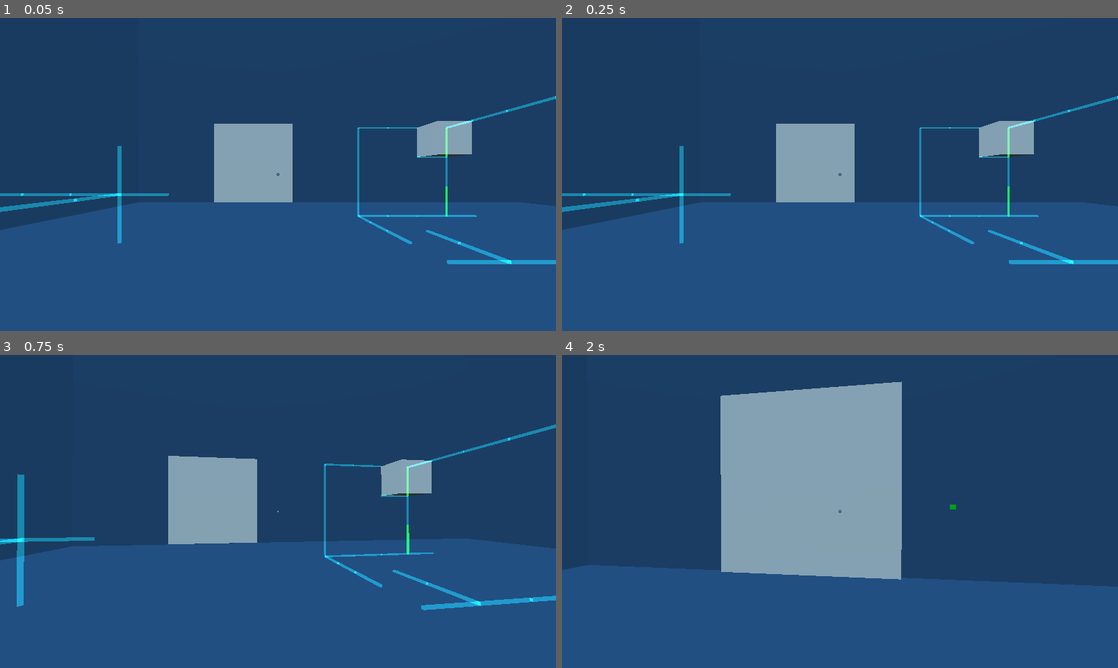
Above: before the commit, frames 1-4 (two rows, left to right).
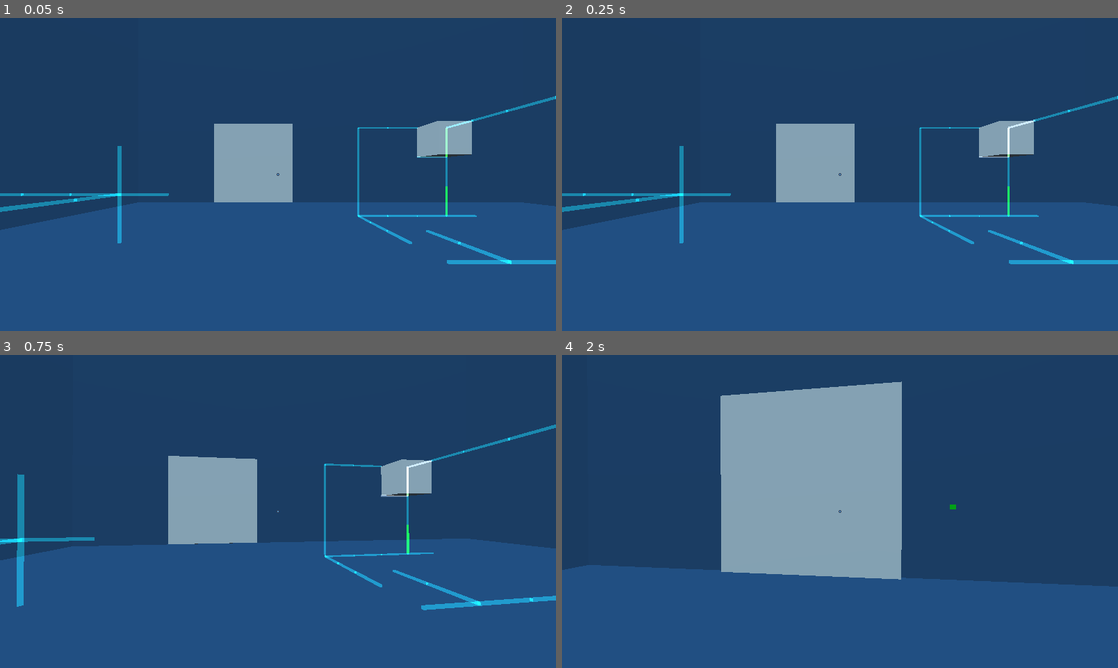
Above: after the commit, the same moments.

Repository: patrickgh3/rails
Game: Godot game, scene res://levels/MainWorld.tscn
The game is run twice, just before and just after one commit, with the same random seed, the same clock (stepped at 60 frames per second) and the same inputs. The engine's default icon, where the game draws it, is replaced by a stand-in: a white triangle on a blue panel in a dark square.
Inputs (mouse positions are in pixels of both pictures, inside the frame that each line leads up to):
- Up to frame 1 (0.05 s): no input
- Up to frame 2 (0.25 s): no input
- Up to frame 3 (0.75 s): tap Enter at 0.5 s; move the mouse to (305, 511) at 0.52 s; hold Up (ui_up) from 0.53 s (still down); tap 4 at 0.6 s
- Up to frame 4 (2 s): keep holding Up (ui_up); tap Space (jump) at 0.77, 1.52 s; tap 5 at 0.8, 1.35 s; move the mouse to (812, 511) at 1.27 s; tap 6 at 1.55 s

The runs differ from the first frame. In frame 1, less than 0.1% of the frame differs, in the area x 80-81%, y 35-45%; in frame 2, less than 0.1%, in the area x 75-86%, y 32-45%; in frame 3, less than 0.1%; in frame 4, nothing differs.
Error before the commit: Attempt to call function 'get_children' in base 'null instance' on a null instance. (res://objects/Controller.gd:17)

Commit message:
Add debug keys to control individual music layers - 4, 5, 6, 7, and 8 keys

Diff:
--- a/rails/levels/MainWorld.tscn
+++ b/rails/levels/MainWorld.tscn
@@ -7,7 +7,7 @@
 [ext_resource path="res://objects/Ground.tscn" type="PackedScene" id=6]
 [ext_resource path="res://objects/Rail.tscn" type="PackedScene" id=7]
 
-[node name="Root2" type="Spatial"]
+[node name="Root" type="Spatial"]
 
 [node name="Controller" parent="." instance=ExtResource( 3 )]
 
--- a/rails/objects/Controller.gd
+++ b/rails/objects/Controller.gd
@@ -59,11 +59,6 @@
 		volumes[node] = clamp(volumes[node], 0, 1)
 		node.set_volume_db(lerp(-30, 0, volumes[node]))
 
-	# Test key to randomize music layers
-	if Input.is_key_pressed(KEY_U):
-		for node in volumes.keys():
-			music_active[node] = randf() < 0.5
-
 
 func spawn_cubio_if_no_cubio():
 	var cub = get_node_or_null("../Cubio")
@@ -79,6 +74,20 @@
 		cub.rotation = spawn.rotation
 		spawn.queue_free()
 
+func _input(event):
+	if event is InputEventKey and event.is_pressed():
+		if event.scancode == KEY_4:
+			music_active[$MusicRoot1Piano] = not music_active[$MusicRoot1Piano]
+		if event.scancode == KEY_5:
+			music_active[$MusicRoot2Deep] = not music_active[$MusicRoot2Deep]
+		if event.scancode == KEY_6:
+			music_active[$MusicRoot3Hope] = not music_active[$MusicRoot3Hope]
+		if event.scancode == KEY_7:
+			music_active[$MusicGuitarEcho] = not music_active[$MusicGuitarEcho]
+		if event.scancode == KEY_8:
+			for node in volumes.keys():
+				music_active[node] = randf() < 0.5
+
 func vectors_equal (a, b, margin = .1):
 	return abs(a.x - b.x) < margin and abs(a.y - b.y) < margin and abs(a.z - b.z) < margin
 
